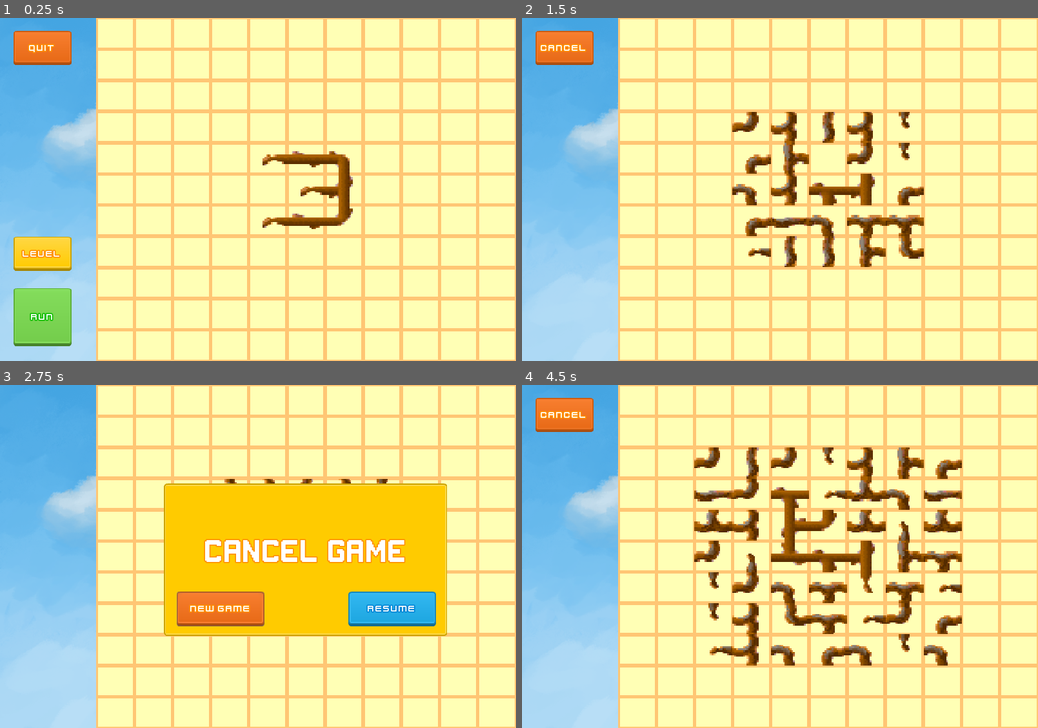
Above: before the commit, frames 1-4 (two rows, left to right).
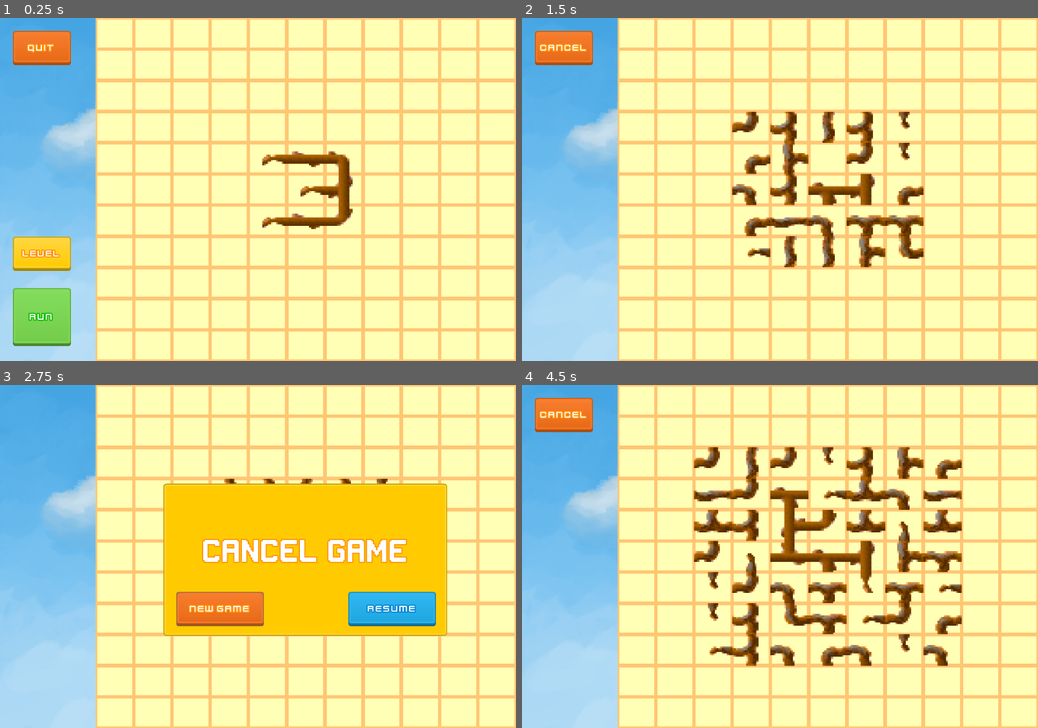
Above: after the commit, the same moments.

Repository: Tnxec2/GodotVetka
Game: Godot game, scene res://main.tscn
Two runs of this game, one before a commit and one after it. Both use one fixed random seed, a clock stepped at 60 frames per second and the inputs below.
Inputs:
- Up to frame 1 (0.25 s): no input
- Up to frame 2 (1.5 s): click "level" at 0.5 s; click "run" at 1.25 s
- Up to frame 3 (2.75 s): click "cancel" at 2 s
- Up to frame 4 (4.5 s): click "new game" at 2.75 s; click "level" at 3.5 s; click "run" at 4.25 s

The runs differ from the first frame. In frame 1, 2.9% of the frame differs, in the area x 2-100%, y 0-100%; in frame 2, 3.2%; in frame 3, 3.5%; in frame 4, 3.9%.

Commit message:
change loading image

Diff:
--- a/project.godot
+++ b/project.godot
@@ -12,8 +12,7 @@
 
 config/name="Vetka"
 run/main_scene="res://main.tscn"
-boot_splash/image="res://assets/sky1.png"
-boot_splash/fullsize=false
+boot_splash/image="res://assets/loading.png"
 boot_splash/use_filter=false
 config/icon="res://icon.png"
 
@@ -27,7 +26,7 @@
 window/size/height=640
 window/size/test_width=960
 window/size/test_height=640
-window/stretch/mode="2d"
+window/stretch/mode="viewport"
 window/stretch/aspect="keep"
 
 [gui]
Binary file added: assets/loading.png
Not shown, added: assets/loading.png.import
